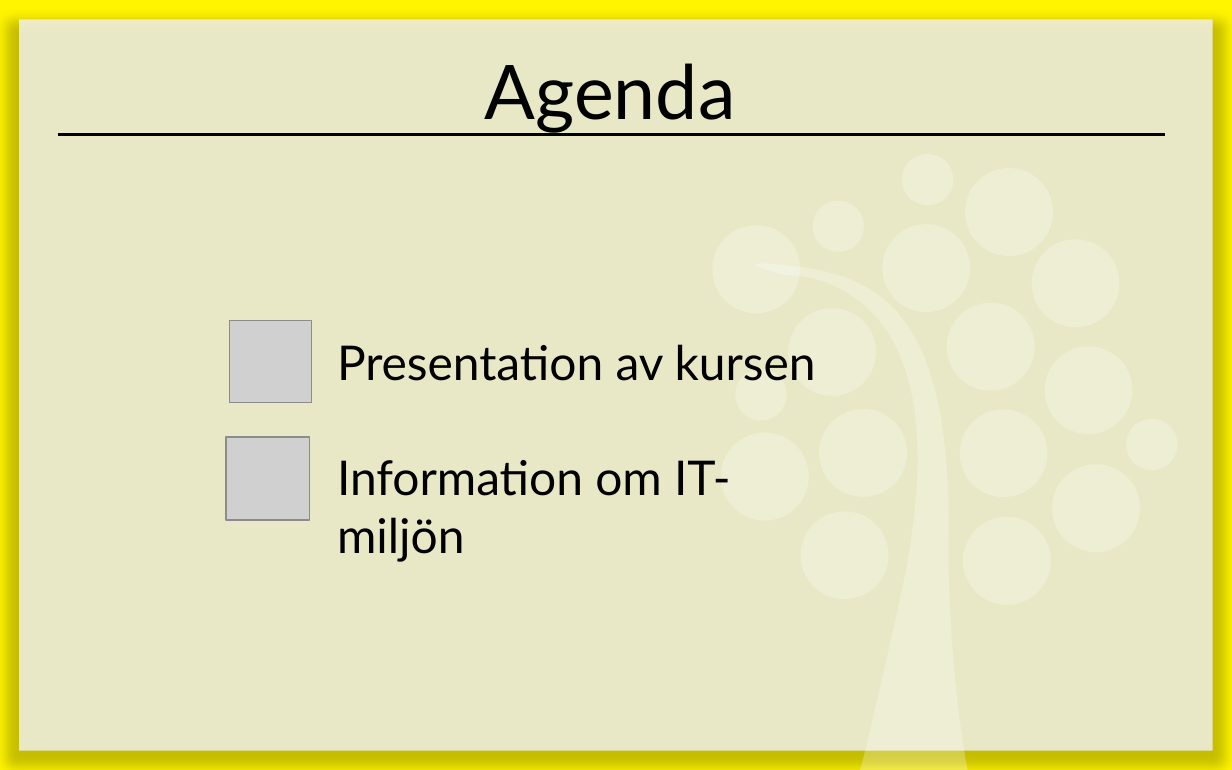
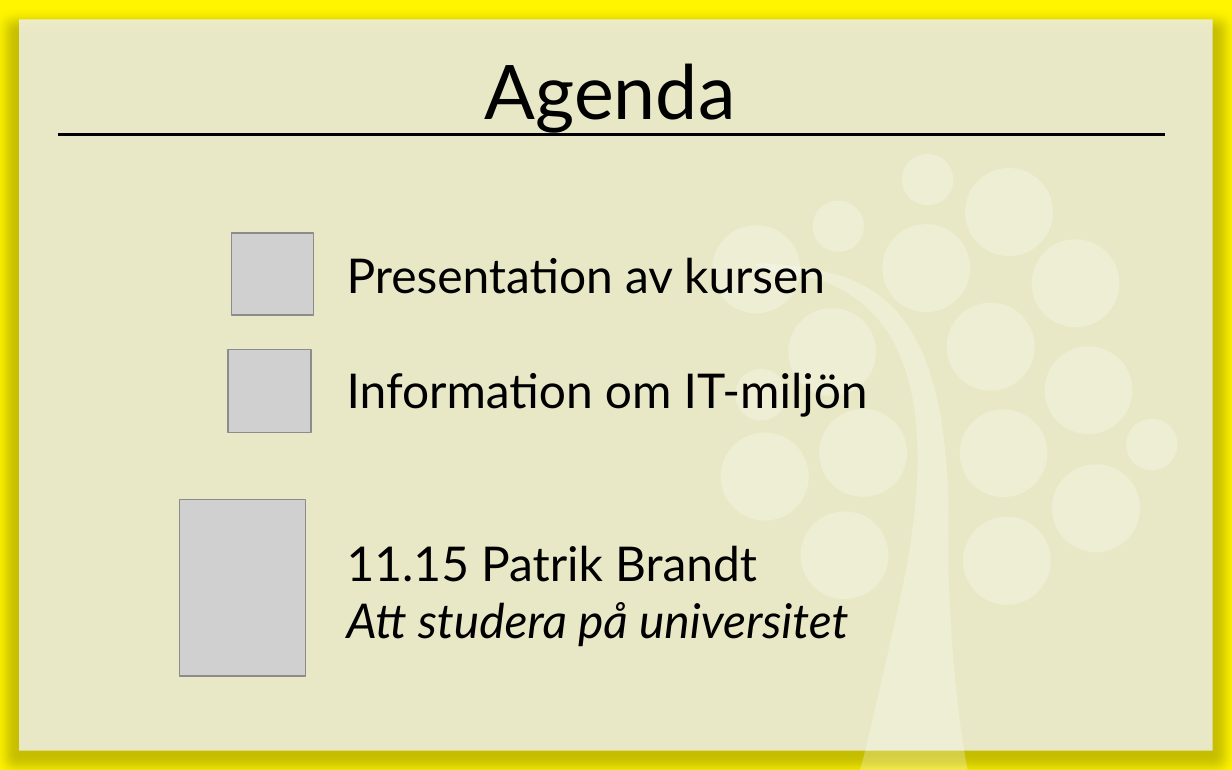
Before and after one commit to 1ik415/Kursmaterial, a slide deck: slide 2 of Föreläsningar/Kursintroduktion.pptx. Drawn at 1232x770 pixels with LibreOffice and Linux fonts; fonts in the diff are those of the drawing; grey boxes stand for pictures. Boxes give left, top, right and bottom in pixels: in the first picture for what was removed or moved away, otherwise in the second. Text is boxed around its words. In the diff, an @@ line names an element or a change of style, - is before the commit and + after.

Commit message:
Lagt till Patrik Brandt

```diff
--- a/Föreläsningar/Kursintroduktion.pptx
+++ b/Föreläsningar/Kursintroduktion.pptx
@@ picture: place and size @@
-picture at [229, 320, 312, 403]
+picture at [232, 233, 314, 315]
@@ text "Presentation av kursen": place and size @@
-text "Presentation av kursen" at [337, 344, 816, 562]
+text "Presentation av kursen" at [347, 257, 868, 647]
@@ picture: place and size @@
-picture at [225, 437, 309, 521]
+picture at [228, 350, 312, 434]
@@ picture added at [180, 499, 306, 675] @@
@@ text at [347, 545, 848, 647]: paragraph added @@
+11.15 Patrik Brandt
+Att studera på universitet
```
